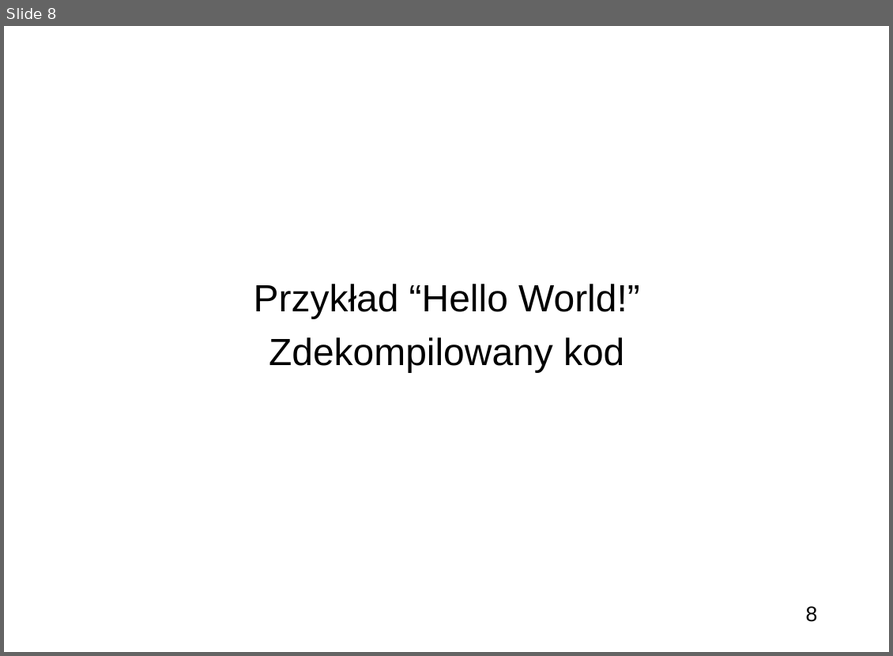
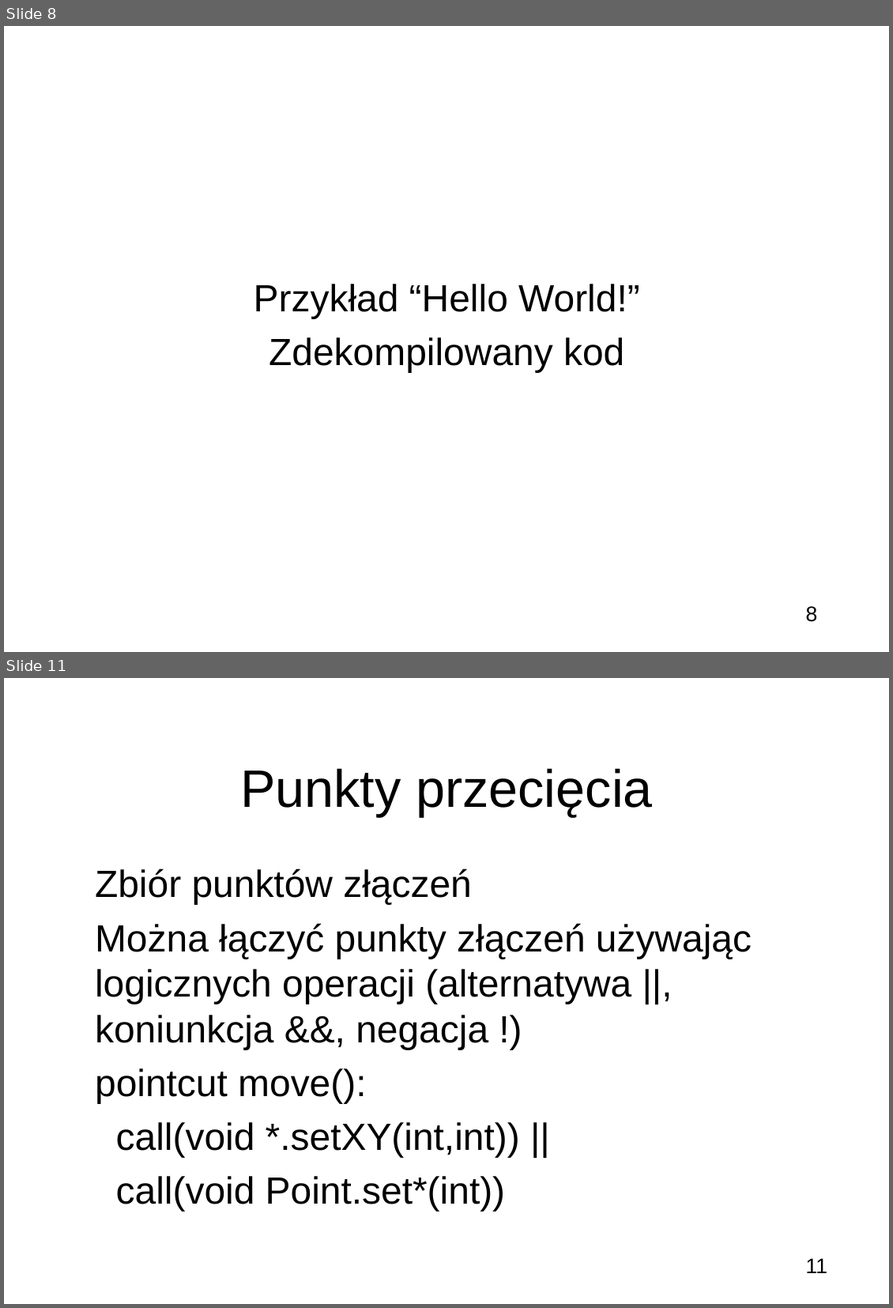
Before and after one commit to bercik/zti_seminar, a slide deck: prezentacja.odp. Shown one above the other, each under a label of ours: slide 8 before the commit, slides 8 and 11 after it; the slides between them are not shown. The pictures are 893x656 and 893x1308 pixels, drawn with LibreOffice and Linux fonts; fonts in the diff are those of the drawing; background and template pictures are left out. Boxes give left, top, right and bottom in pixels: in the first picture for what was removed or moved away, otherwise in the second. Text is boxed around its words. In the diff, an @@ line names an element or a change of style, - is before the commit and + after.

```diff
--- a/prezentacja.odp
+++ b/prezentacja.odp
@@ slide 11 added at (x1=4, y1=678, x2=889, y2=1304), background picture (left out); not listed: 1 template element that a slide beside it also shows @@
@@ title added at (x1=240, y1=768, x2=653, y2=816), 50 pt, text #000000 @@
+Punkty przecięcia
@@ subtitle added at (x1=95, y1=868, x2=751, y2=1210), 36 pt, text #000000 @@
+● Zbiór punktów złączeń
+● Można łączyć punkty złączeń używając logicznych operacji (alternatywa ||, koniunkcja &&, negacja !)
+● pointcut move():
+● call(void *.setXY(int,int)) ||
+● call(void Point.set*(int))
```
Also in this commit, not shown: 1 slide changed, 5 other slides added.
